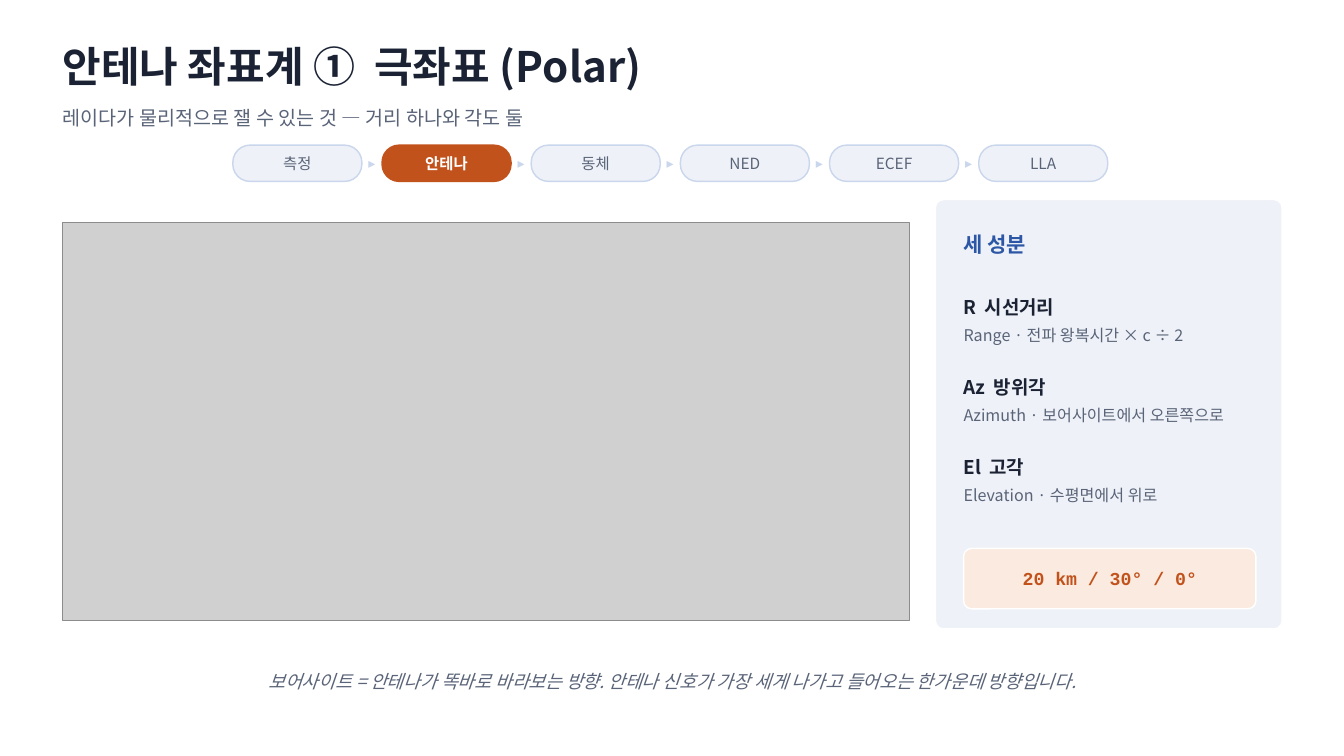
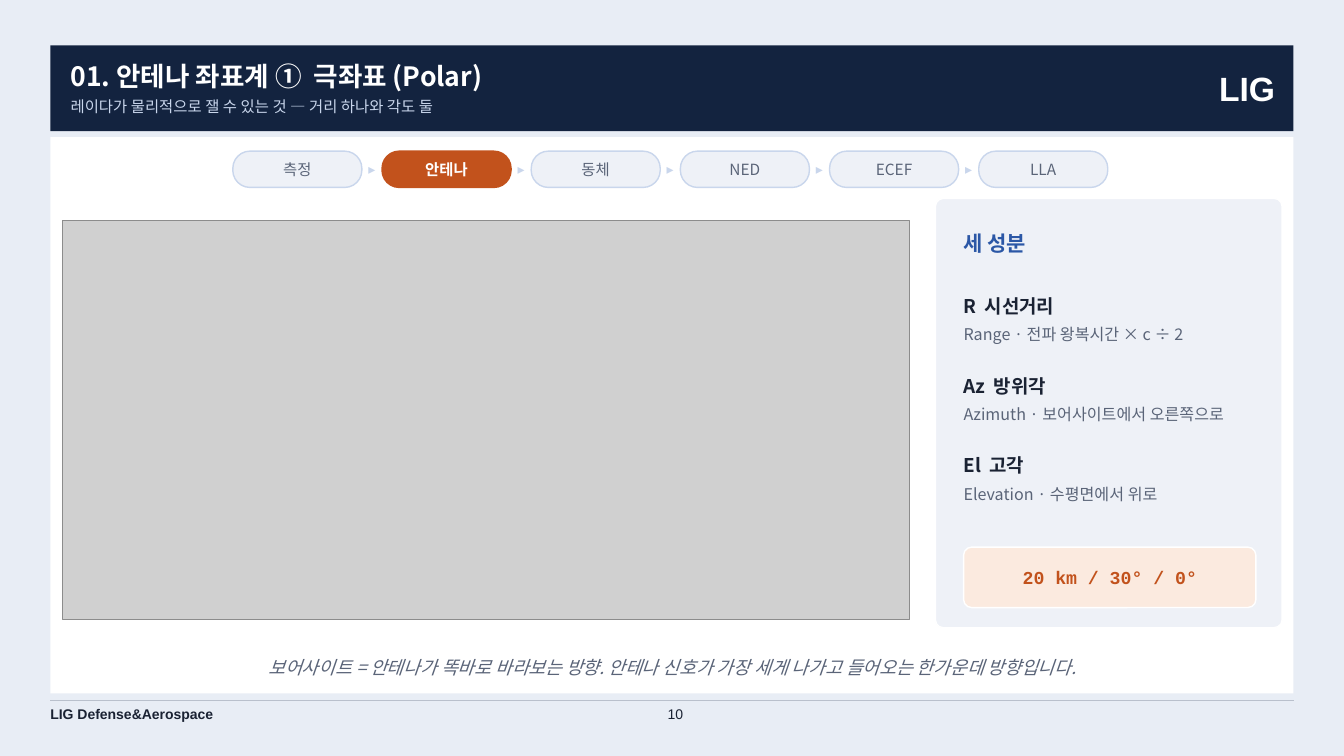
Before and after one commit to harley-hwan/IpcProc, a slide deck: slide 10 of Part2_CoordFrames/ref/산출물/Chapter2_coordinate_systems.pptx. Drawn at 1344x756 pixels with LibreOffice and Linux fonts; fonts in the diff are those of the drawing; grey boxes stand for pictures. Boxes give left, top, right and bottom in pixels: in the first picture for what was removed or moved away, otherwise in the second. Text is boxed around its words. In the diff, an @@ line names an element or a change of style, - is before the commit and + after.

```diff
--- a/Part2_CoordFrames/ref/산출물/Chapter2_coordinate_systems.pptx
+++ b/Part2_CoordFrames/ref/산출물/Chapter2_coordinate_systems.pptx
@@ background #FFFFFF to #E8EDF5 @@
@@ rectangle added at (50,45,1294,131), fill #13233F @@
@@ text removed at (62,46,641,91) @@
-안테나 좌표계 ① 극좌표 (Polar)
@@ text "01. 안테나 좌표계 ① 극좌표 ...": place and size @@
-text "01. 안테나 좌표계 ① 극좌표 ..." at (62,109,523,127)
+text "01. 안테나 좌표계 ① 극좌표 ..." at (71,63,482,113)
@@ text at (71,63,482,92): paragraph added @@
+01. 안테나 좌표계 ① 극좌표 (Polar)
@@ text added at (1219,77,1275,102), 24 pt, text #FFFFFF, bold @@
+LIG
@@ text at (71,99,433,113): size 14 to 11 pt, text colour #5A6478 to #C9D6EC in "레이다가 물리적으로 잴 수 있는 것 — ..."; line spacing 1 to 14pt @@
@@ rectangle added at (50,137,1294,694), fill #FFFFFF @@
@@ 11 texts, 6 rounded rectangles: place and size @@
-11 texts, 6 rounded rectangles at (233,145,1108,181)
+11 texts, 6 rounded rectangles at (233,151,1108,188)
@@ text "보어사이트 = 안테나가 똑바로 바라보는 ...": place and size @@
-text "보어사이트 = 안테나가 똑바로 바라보는 ..." at (269,673,1076,690)
+text "보어사이트 = 안테나가 똑바로 바라보는 ..." at (269,659,1076,676)
@@ line added from (50, 701) to (1294, 701), #B9C0CC 0.75 pt @@
@@ text added at (50,709,213,722), 10 pt, text #1A2233, bold @@
+LIG Defense&Aerospace
@@ page number added at (668,709,684,719), 10 pt, text #1A2233 @@
+10
```
Also in this commit, not shown: 34 other slides changed, 9 other files.
